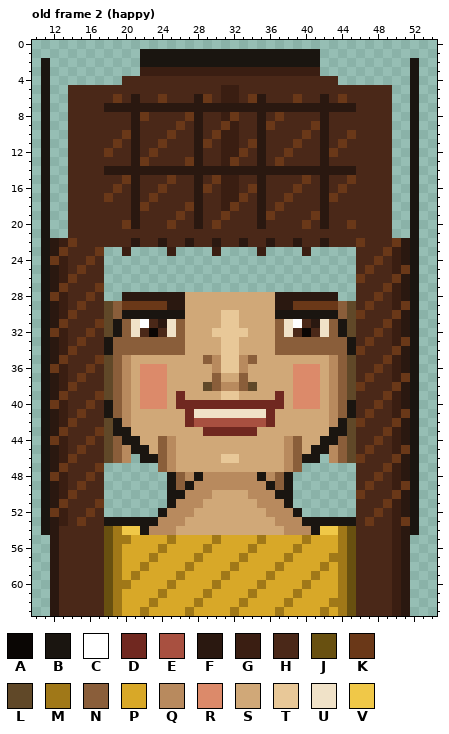
Two versions of one pixel-art file, public/sprites/agents/lucia_fernandez_portraits.aseprite. The first picture shows the starting point.
64x64 pixels, 5 frames. Colours within 5 levels of each other are drawn and written as one. Shown: old frame 2 (happy): x 10..54, y 0..63.
Palette (. is transparent): A #0a0604  B #1a1510  C #ffffff  D #702820  E #a85040  F #2a1810  G #3a1e12  H #4a2818  J #685010  K #6a3818  L #604828  M #a07818  N #8a5e3a  P #d8a828  Q #b88a5e  R #dc8a6a  S #d0a878  T #e8c898  U #f0e2c8  V #f0c848
Pixels before, old frame 2 (happy) (only the part around the change), first column x 10:
30 .BFGKHHHLNBBBBBBBSSSSTTSSSSBBBBBBBNLKHHHKF
31 .BFKHHHKLBNUCHFUNSSSSTTSSSSNUCHFUNBLHHHKGF
32 .BKGHHKHLBNUHAHUNSSSTTTTSSSNUHAHUNBLHHKHGF
33 .BFGHKHHBNNNNNNNNSSSSTTSSSSNNNNNNNNBHKHHGK
34 .BFGKHHHBNNNNNNNNSSSSTTSSSSNNNNNNNNBKHHHKF
35 .BFKHHHKLNQSSSSSSSSNQTTQNSSSSSSSSQNLHHHKGF
36 .BKGHHKHLNQSRRRSSSSSQTTQSSSSSRRRSQNLHHKHGF
37 .BFGHKHHLNQSRRRSSSSSNSSNSSSSSRRRSQNLHKHHGK
38 .BFGKHHHLNQSRRRSSSSLNQQNLSSSSRRRSQNLKHHHKF
39 .BFKHHHKLNQSRRRSDSSSSTTSSSSDSRRRSQNLHHHKGF
40 .BKGHHKHBNQSRRRSDDDDDDDDDDDDSRRRSQNBHHKHGF
41 .BFGHKHHBNQSSSSSSDUUUUUUUUDSSSSSSQNBHKHHGK
42 .BFGKHHHLBQSSSSSSDEEEEEEEEDSSSSSSQBLKHHHKF
43 .BFKHHHKLBBSSSSSSSSDDDDDDSSSSSSSSBBLHHHKGF
44 .BKGHHKHLNBBSSNQSSSSSSSSSSSSQNSSBBNLHHKHGF
45 .BFGHKHHLNQBBSNQSSSSSSSSSSSSQNSBBQNLHKHHGK
46 .BFGKHHHLNQ.BBNQSSSSSTTSSSSSQNBB.QNLKHHHKF
47 .BFKHHHK......NQSSSSSSSSSSSSQN......HHHKGF
Once edited:
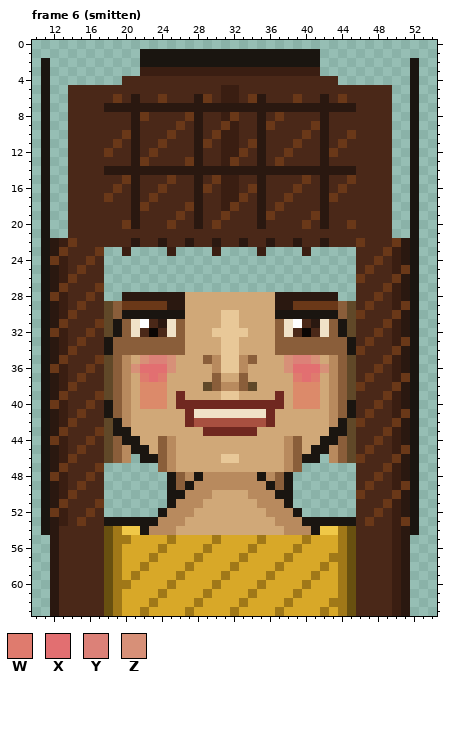
Colours new in this view: W #df7b6e  X #e26f71  Y #dc8178  Z #d79078
A new or re-ordered frame is compared with the old frame closest to it.
Diff:
{"change": "frames 5 -> 6"}
{"where": "frame 6 (smitten) is new; against old frame 2 (happy)"}
{"frame":6,"y":35,"x":22,"old":"SSSS","new":"ZYYZ"}
{"frame":6,"y":35,"x":38,"old":"SSSS","new":"ZYYZ"}
{"frame":6,"y":36,"x":21,"old":"SRRRS","new":"ZXXXZ"}
{"frame":6,"y":36,"x":38,"old":"SRRRS","new":"ZXXXZ"}
{"frame":6,"y":37,"x":22,"old":"RRR","new":"WXW"}
{"frame":6,"y":37,"x":39,"old":"RRR","new":"WXW"}
